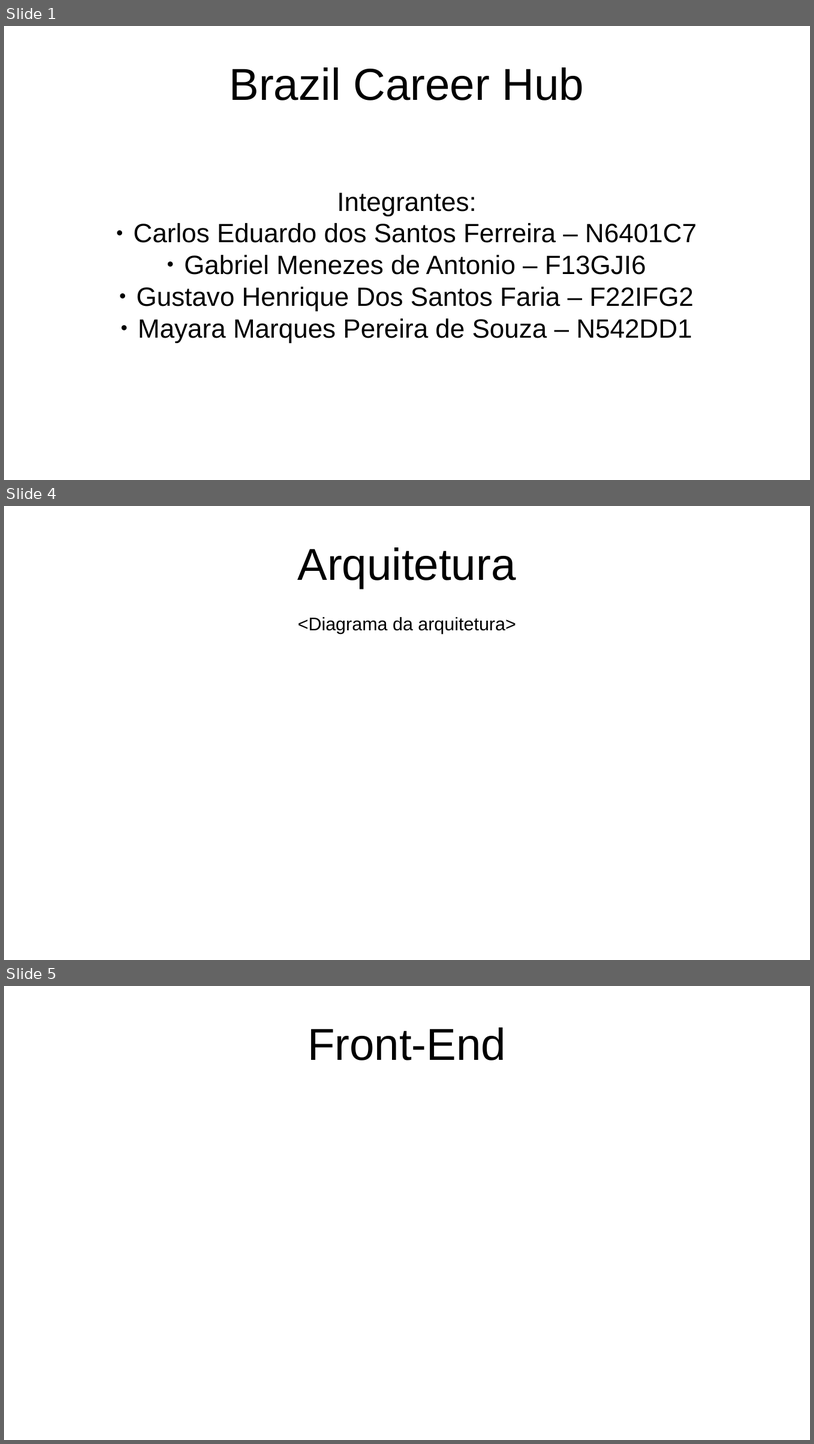
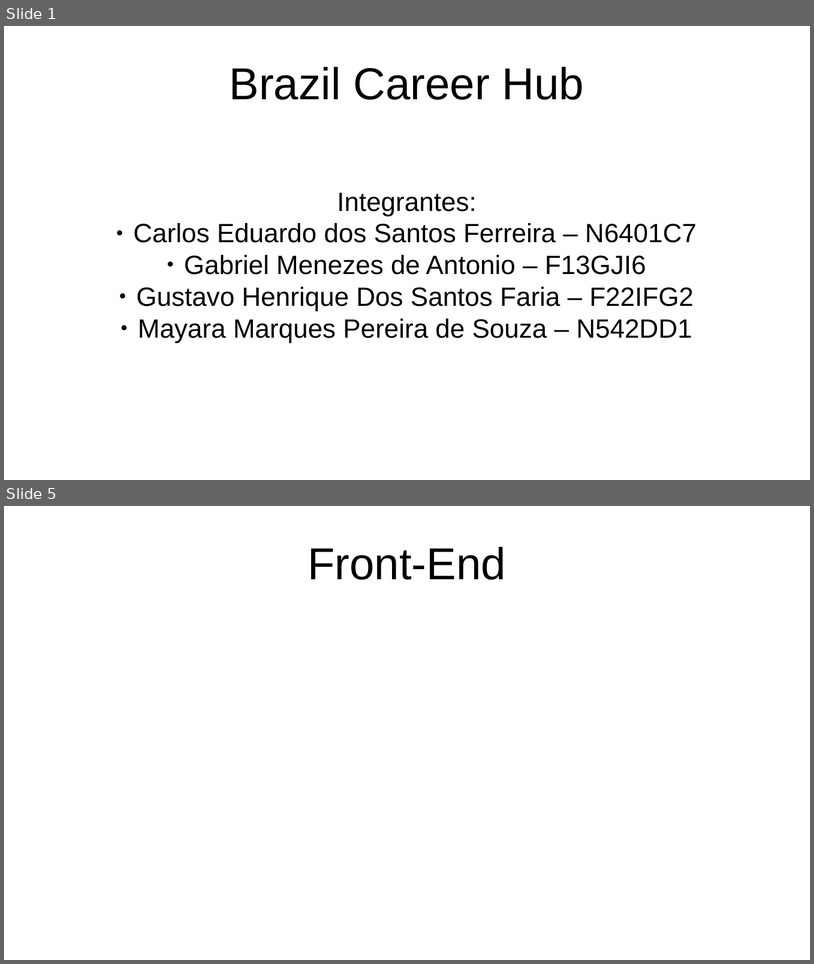
Before and after one commit to TR0NZ0D/Brazil-Career-Hub, a slide deck: Files/TCC - Final/Apresentacao_Final.pptx. Shown one above the other, each under a label of ours: slides 1, 4 and 5 before the commit, slides 1 and 5 after it; the slides between them are not shown. The pictures are 814x1444 and 814x964 pixels, drawn with LibreOffice and Linux fonts; fonts in the diff are those of the drawing. Boxes give left, top, right and bottom in pixels: in the first picture for what was removed or moved away, otherwise in the second. Text is boxed around its words. In the diff, an @@ line names an element or a change of style, - is before the commit and + after.

```diff
--- a/Files/TCC - Final/Apresentacao_Final.pptx
+++ b/Files/TCC - Final/Apresentacao_Final.pptx
@@ slide 4 removed at (4, 506, 810, 960), background #FFFFFF @@
@@ title removed at (298, 547, 516, 588) @@
-Arquitetura
@@ text removed at (298, 617, 516, 634) @@
-<Diagrama da arquitetura>
```
Also in this commit, not shown: 2 slides changed, 6 slides added, 5 other slides removed, 3 other files.
